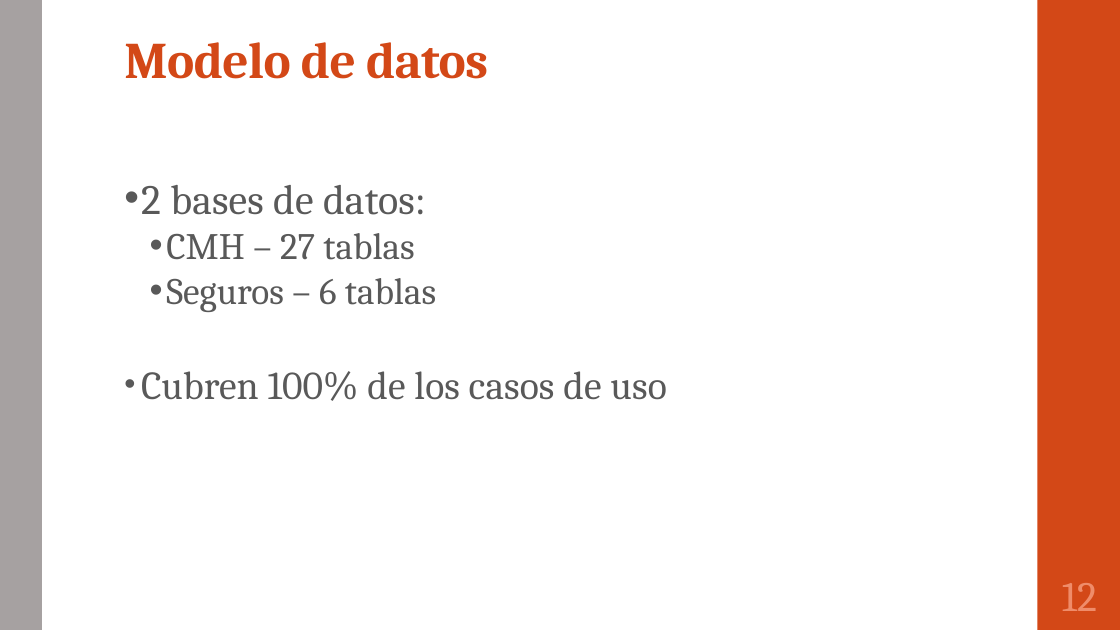
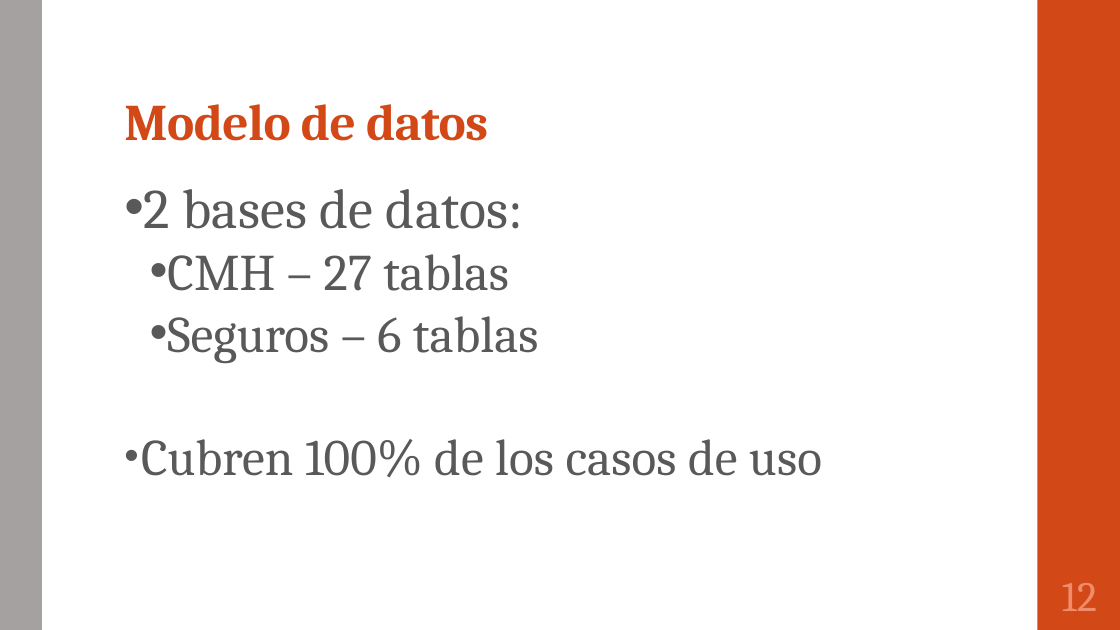
Before and after one commit to portafolio2016/hipocrates, a slide deck: slide 13 of presentación lunes 24 octubre 2016.pptx. Drawn at 1120x630 pixels with LibreOffice and Linux fonts; fonts in the diff are those of the drawing. Boxes give left, top, right and bottom in pixels: in the first picture for what was removed or moved away, otherwise in the second. Text is boxed around its words. In the diff, an @@ line names an element or a change of style, - is before the commit and + after.

Commit message:
Correcciones ortográficas y de layout

```diff
--- a/presentación lunes 24 octubre 2016.pptx
+++ b/presentación lunes 24 octubre 2016.pptx
@@ title "Modelo de datos": place and size @@
-title "Modelo de datos" at [124, 42, 488, 79]
+title "Modelo de datos" at [124, 104, 488, 141]
@@ text "2 bases de datos:" at [141, 189, 822, 478]: size 36 to 48 pt in "2 bases de datos:"; size 32 to 44 pt in "CMH – 27 tablas", "Seguros – 6 tablas"; size 34 to 44 pt in "Cubren 100% de los casos de uso" @@
```
Also in this commit, not shown: 12 other slides changed.
